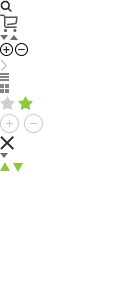
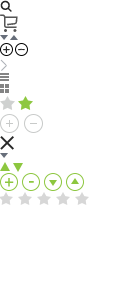
Layered file, before and after one edit (w=122, h=295). Changes by layer:
added layer "Layer 36 copy 4" above "Layer 36 copy 3" over [75, 192, 89, 205]
added layer "Layer 36 copy 3" above "Layer 36 copy 2" over [56, 192, 70, 205]
added layer "Layer 36 copy 2" above "Layer 36 copy" over [37, 192, 51, 205]
added layer "Layer 36 copy" above "Layer 36" over [18, 192, 32, 205]
added layer "Layer 36" above "Layer 35 copy" over [0, 192, 13, 205]
added layer "Layer 35 copy" above "Layer 35" over [66, 173, 84, 191]
added layer "Layer 35" above "Layer 34" over [44, 173, 62, 191]
added layer "Layer 34" above "Layer 33" over [22, 173, 40, 191]
added layer "Layer 33" above "Layer 31" over [0, 173, 18, 191]
